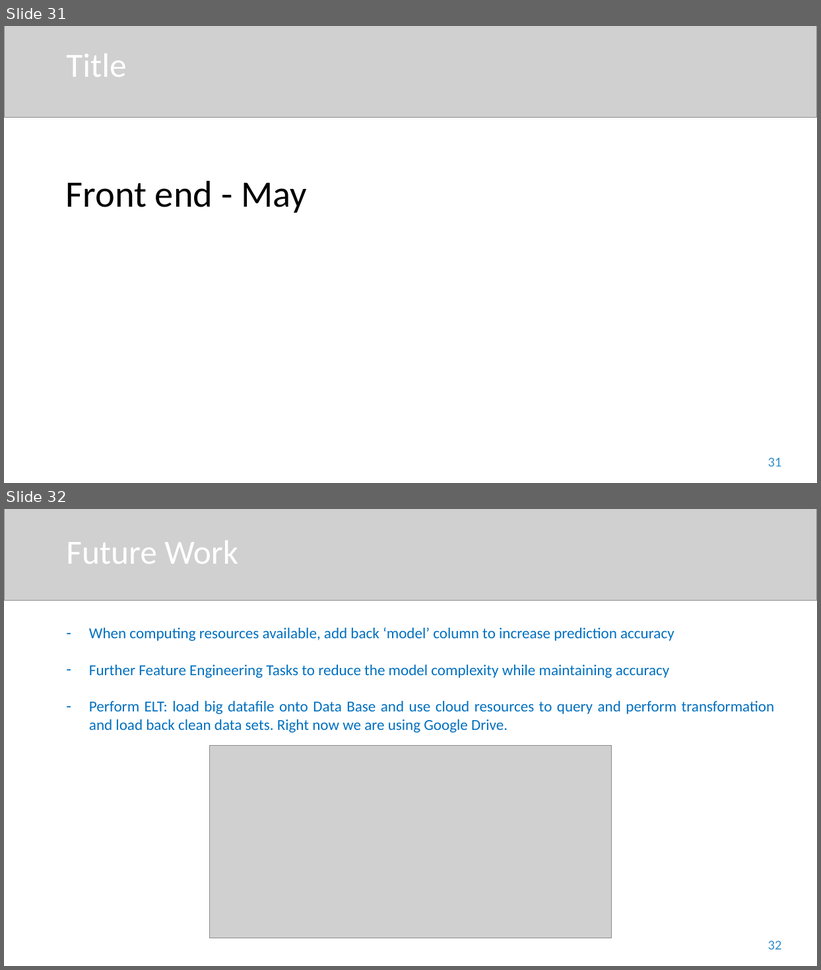
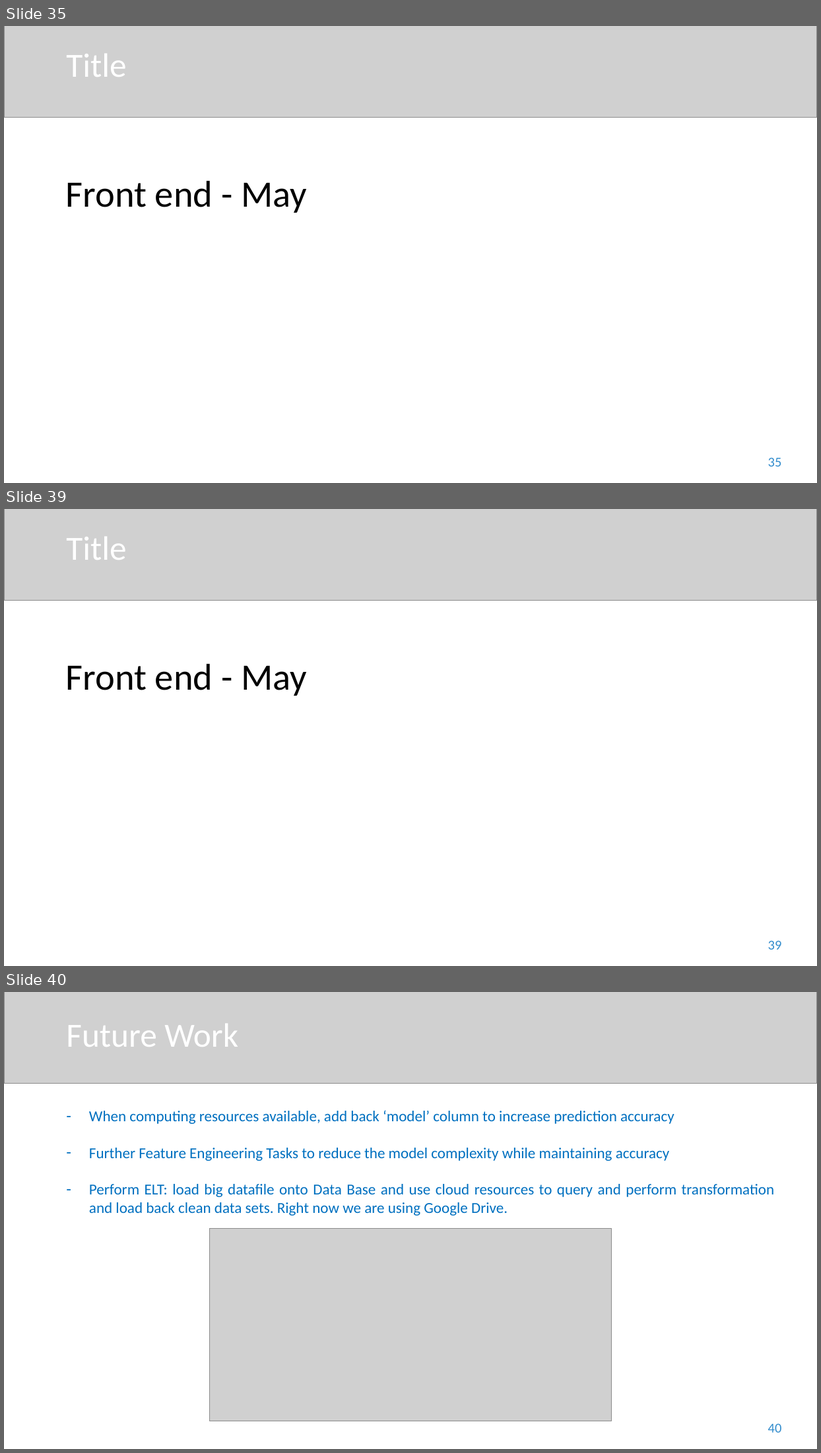
Before and after one commit to Dearsu520/automotive-modeling-project, a slide deck: ETL/Final Project.pptx. Shown one above the other, each under a label of ours: slides 31 and 32 before the commit, slides 35, 39 and 40 after it; the slides between them are not shown. The pictures are 821x970 and 821x1453 pixels, drawn with LibreOffice and Linux fonts; fonts in the diff are those of the drawing; grey boxes stand for pictures. Boxes give left, top, right and bottom in pixels: in the first picture for what was removed or moved away, otherwise in the second. Text is boxed around its words. In the diff, an @@ line names an element or a change of style, - is before the commit and + after.

```diff
--- a/ETL/Final Project.pptx
+++ b/ETL/Final Project.pptx
@@ slide 39 added at box(4, 509, 817, 966), background #FFFFFF @@
@@ picture added at box(4, 509, 817, 601) @@
@@ title added at box(66, 537, 126, 560), 40 pt, text #FFFFFF @@
+Title
@@ text added at box(66, 663, 307, 696), 44 pt, text #000000 @@
+Front end - May
@@ page number added at box(768, 941, 782, 950), 16 pt, text #338DCD @@
+39
@@ what was slide 31 is now slide 35 @@
@@ page number at box(768, 458, 782, 467): text changed @@
-31
+35
@@ what was slide 32 is now slide 40 @@
@@ page number at box(768, 1424, 782, 1433): text changed @@
-32
+40
```
Also in this commit, not shown: 7 other slides added.
